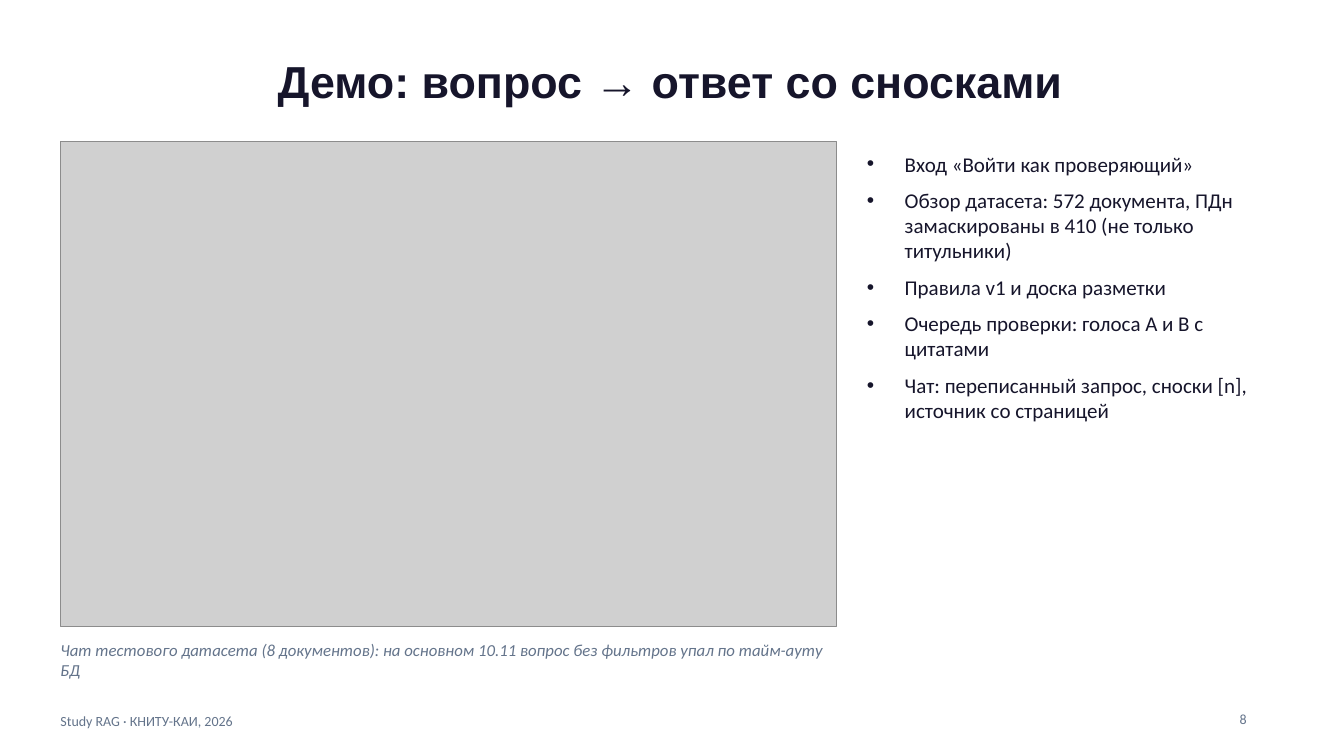
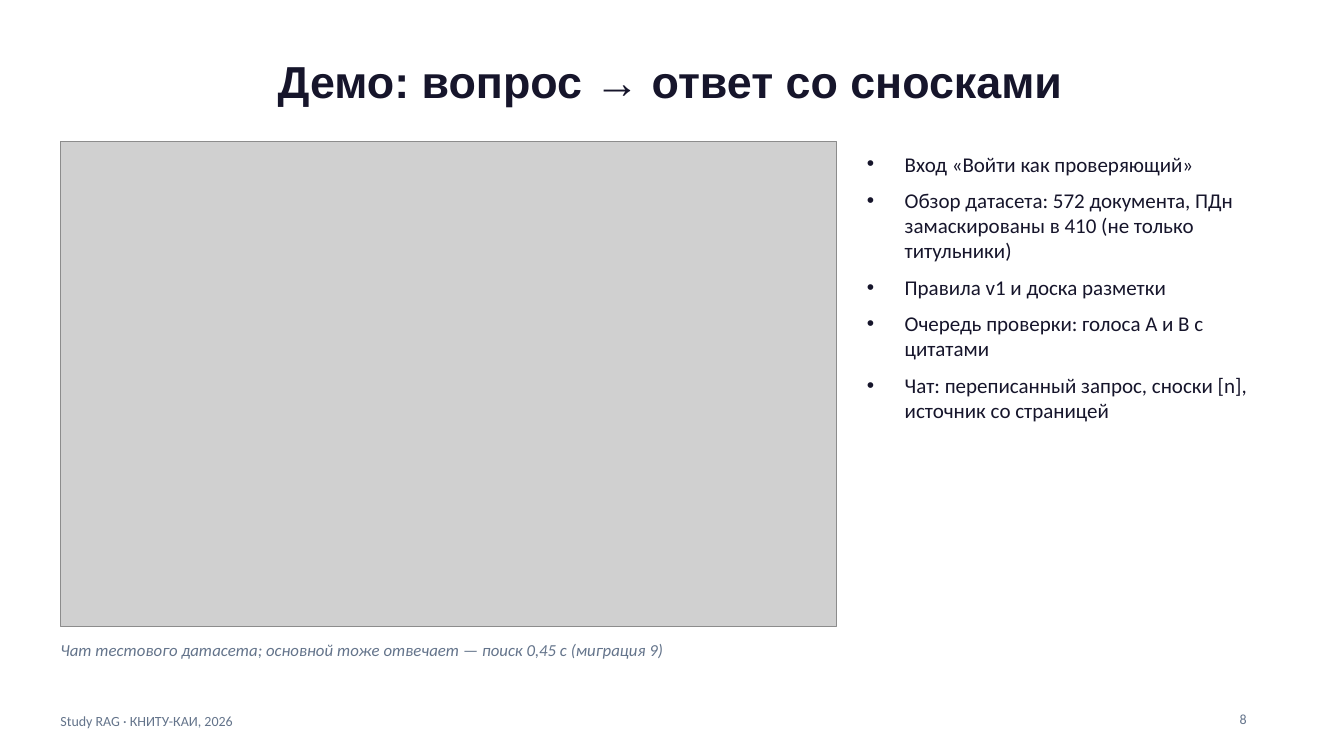
Before and after one commit to fA1N-n/study-rag, a slide deck: slide 8 of docs/report/Study_RAG_защита.pptx. Drawn at 1344x756 pixels with LibreOffice and Linux fonts; fonts in the diff are those of the drawing; grey boxes stand for pictures. Boxes give left, top, right and bottom in pixels: in the first picture for what was removed or moved away, otherwise in the second. Text is boxed around its words. In the diff, an @@ line names an element or a change of style, - is before the commit and + after.

```diff
--- a/docs/report/Study_RAG_защита.pptx
+++ b/docs/report/Study_RAG_защита.pptx
@@ text at <box>60,644,663,659</box>: text changed @@
-Чат тестового датасета (8 документов): на основном 10.11 вопрос без фильтров упал по тайм-ауту БД
+Чат тестового датасета; основной тоже отвечает — поиск 0,45 с (миграция 9)
```
Also in this commit, not shown: 2 other slides changed, 3 other files.
